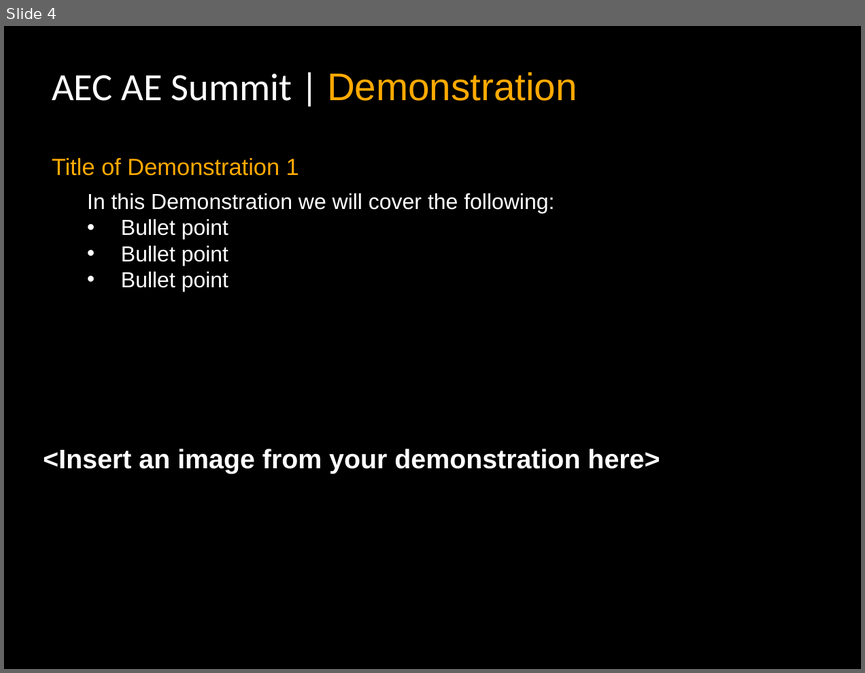
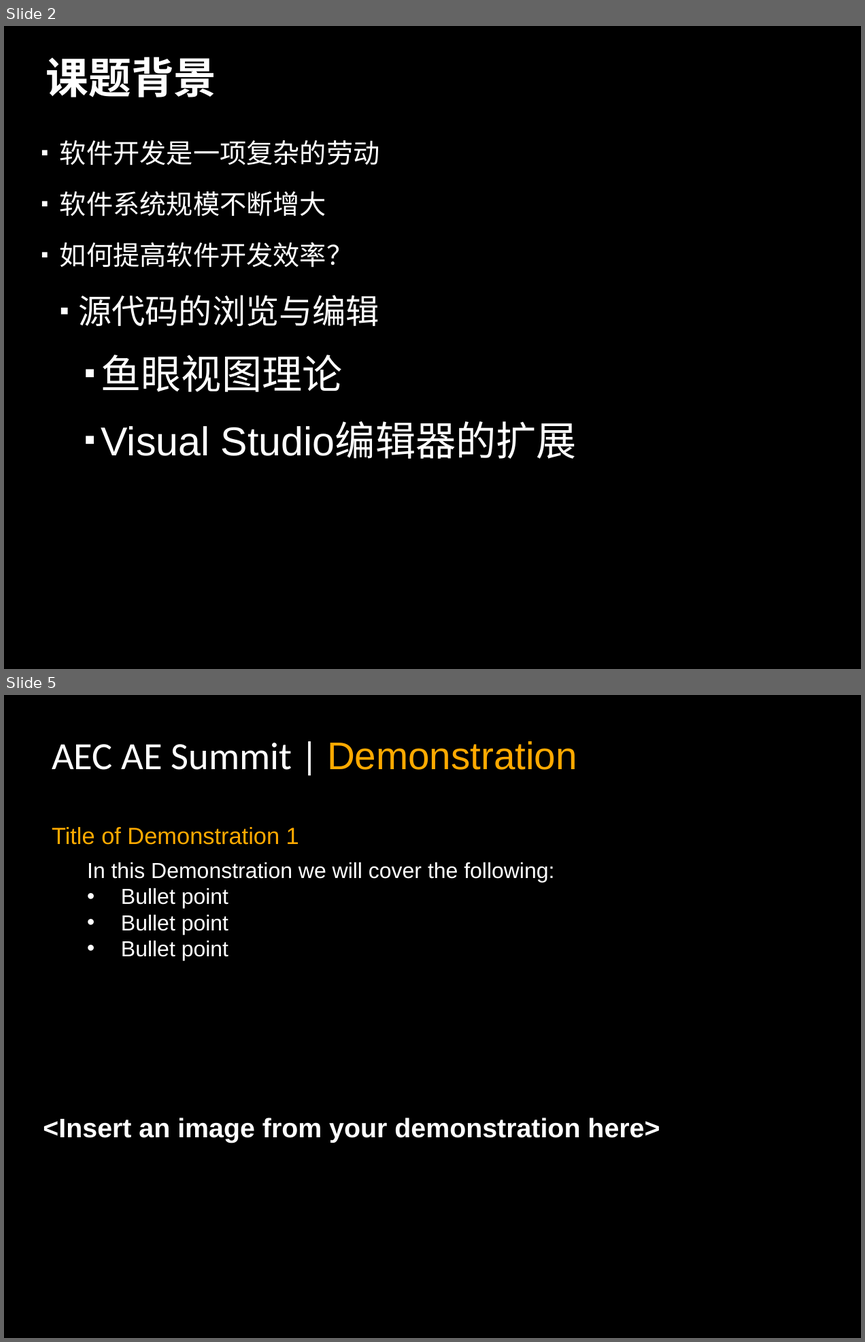
Before and after one commit to mintberry/stackrecaller, a slide deck: docs/finalppt_f.pptx. Shown one above the other, each under a label of ours: slide 4 before the commit, slides 2 and 5 after it; the slides between them are not shown. The pictures are 865x673 and 865x1342 pixels, drawn with LibreOffice and Linux fonts; fonts in the diff are those of the drawing; background and template pictures are left out. Boxes give left, top, right and bottom in pixels: in the first picture for what was removed or moved away, otherwise in the second. Text is boxed around its words. In the diff, an @@ line names an element or a change of style, - is before the commit and + after.

```diff
--- a/docs/finalppt_f.pptx
+++ b/docs/finalppt_f.pptx
@@ slide 2 added at bbox=[4, 26, 861, 669], background picture (left out) @@
@@ title added at bbox=[46, 57, 217, 97], 51 pt, text #FFFFFF, bold @@
+课题背景
@@ text added at bbox=[60, 140, 577, 458], 31.9 pt, text #FFFFFF @@
+▪ 软件开发是一项复杂的劳动
+▪ 软件系统规模不断增大
+▪ 如何提高软件开发效率？
+  ▪ 源代码的浏览与编辑
+    ▪ 鱼眼视图理论
+    ▪ Visual Studio编辑器的扩展
@@ what was slide 4 is now slide 5 @@
```
Also in this commit, not shown: 1 slide changed, 2 other slides added, 2 slides removed, 4 other files.
